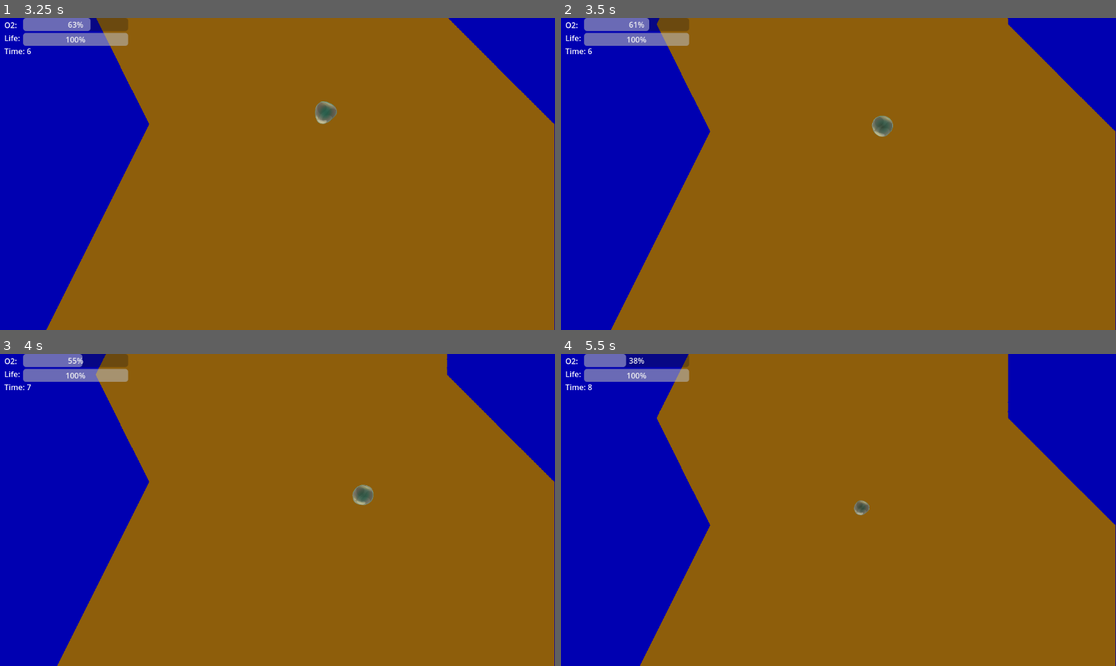
Above: before the commit, frames 1-4 (two rows, left to right).
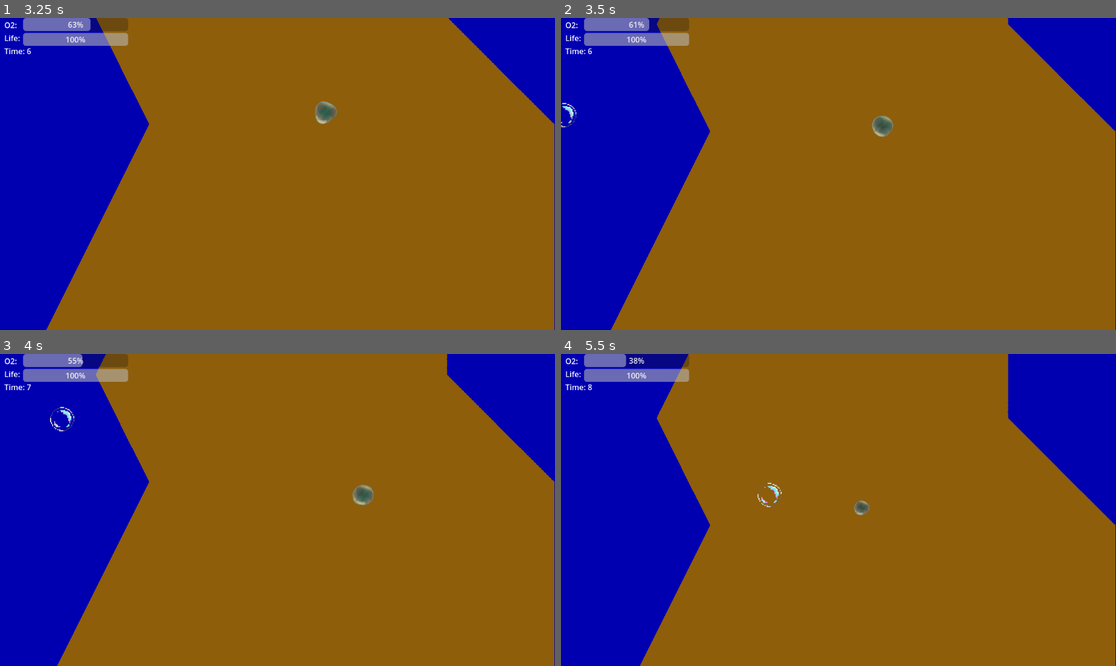
Above: after the commit, the same moments.

Repository: KnGod667/GGJ2025
Game: Godot game, scene res://scenes/main scene.tscn
Same seed, same stepped clock (60 frames per second), same inputs: the game is played once before the commit and once after it.
Inputs (mouse positions are in pixels of both pictures, inside the frame that each line leads up to):
- Up to frame 1 (3.25 s): move the mouse to (399, 158) at 0.52 s; move the mouse to (166, 189) at 1.27 s; move the mouse to (333, 105) at 2.02 s; move the mouse to (249, 236) at 2.77 s
- Up to frame 2 (3.5 s): no input
- Up to frame 3 (4 s): move the mouse to (444, 556) at 3.52 s
- Up to frame 4 (5.5 s): move the mouse to (672, 463) at 4.27 s; move the mouse to (866, 510) at 5.02 s

Frame 1 is identical in both runs. In frame 2, less than 0.1% of the frame differs, in the area x 0-3%, y 27-36%; in frame 3, 0.1%, in the area x 9-14%, y 16-25%; in frame 4, 0.1%.

Commit message:
Hice lo de detectar en radio las colisiones y empece a hacer el escaneo del mapa a partir del jugador pero mas arriba, a eso aun le falta

Diff:
--- a/scenes/main scene.tscn
+++ b/scenes/main scene.tscn
@@ -1,7 +1,8 @@
-[gd_scene load_steps=4 format=3 uid="uid://bvgt70vm68wd2"]
+[gd_scene load_steps=5 format=3 uid="uid://bvgt70vm68wd2"]
 
 [ext_resource type="PackedScene" uid="uid://dyranqmajllgv" path="res://scenes/terrain generator.tscn" id="1_3vxyn"]
 [ext_resource type="PackedScene" uid="uid://b3jnvwtu7da8p" path="res://scenes/CONTROL_UI/ui.tscn" id="2_p63ek"]
+[ext_resource type="Script" path="res://scripts/obstacles.gd" id="3_lmpng"]
 [ext_resource type="PackedScene" uid="uid://csxbxafn05pjo" path="res://scenes/personaje.tscn" id="3_s1njr"]
 
 [node name="MainScene" type="Node2D"]
@@ -12,4 +13,7 @@
 z_index = 2
 position = Vector2(584, 577)
 
+[node name="Obstacles" type="Node2D" parent="TerrainGenerator"]
+script = ExtResource("3_lmpng")
+
 [node name="UI" parent="." instance=ExtResource("2_p63ek")]
--- /dev/null
+++ b/scripts/obstacles.gd
@@ -0,0 +1,34 @@
+extends Node2D
+#>>>>>>>>>>>>>>>>Esto esta mal, hay que tocarlo pero creo que es una buena idea no se<<<<<<<<<<<<<<<<<<<<<<<<<<<<<<<<<
+
+var timer :Timer = Timer.new()
+var gey  =  preload("res://scenes/obstacles/generador.tscn")
+var geyIns
+var pos = global_position + Vector2(0, 200)
+
+#Crea un timer para hacer el escaneo cada x tiempo
+func _ready() -> void:
+	add_child(timer)
+	timer.timeout.connect(_timer_timeout)
+	timer.start(2)
+
+
+#Al acabar de forma aleatoria escanea o para derecha o para izquierda poquito a poco
+func _timer_timeout():
+	geyIns = gey.instantiate()
+	if randi()%10 < 5:
+		scan(5)
+	scan(-5)
+
+#Escanea en la dir dicha, genera lo que quieras en esa posicion en que detecto colision y reinicia la pos para la sig generacion
+func scan(move):
+	while !TerrainAdapter.is_coliding(pos):
+		pos += Vector2(move, 0)
+	generateObj(pos)
+	pos = global_position + Vector2(0, 200)
+
+#Esto esta chapucero pero add el objeto al nodo y lo posiciona donde encontro la colision
+func generateObj(posGen):
+	add_child(geyIns)
+	var f : Node2D = get_child(1)
+	f.global_position = posGen
--- a/scripts/personaje.gd
+++ b/scripts/personaje.gd
@@ -1,9 +1,15 @@
 extends CharacterBody2D
 
 var SPEED = 5
+#Vars para el escaneo de colision, aunque las veo algo toscas
+var x = 20
+var radio = [Vector2(x, 0),Vector2(-x, 0),
+			Vector2(0, x), Vector2(0, -x),
+			Vector2(x, x), Vector2(-x, x),
+			Vector2(-x, -x), Vector2(x, -x)]
 
 func _physics_process(delta: float) -> void:
-
+	check_Radio(global_position)
 	if !$Burbuja_player.alive:
 		look_at(get_global_mouse_position())
 		if global_position.distance_to(get_global_mouse_position()) > 5:
@@ -13,4 +19,10 @@
 			Ui.vida -= 13 * delta
 
 func dead():
-	pass # Fin del Juego
+	queue_free() # Fin del Juego
+
+#func para escanear el radio
+func check_Radio(position : Vector2):
+	for v in radio:
+		if TerrainAdapter.is_coliding(position + v):
+			dead()
Not shown: 1 places in scenes/personaje.tscn that only renumber resources
Not shown: 1 places in scenes/terrain generator.tscn that only renumber resources
